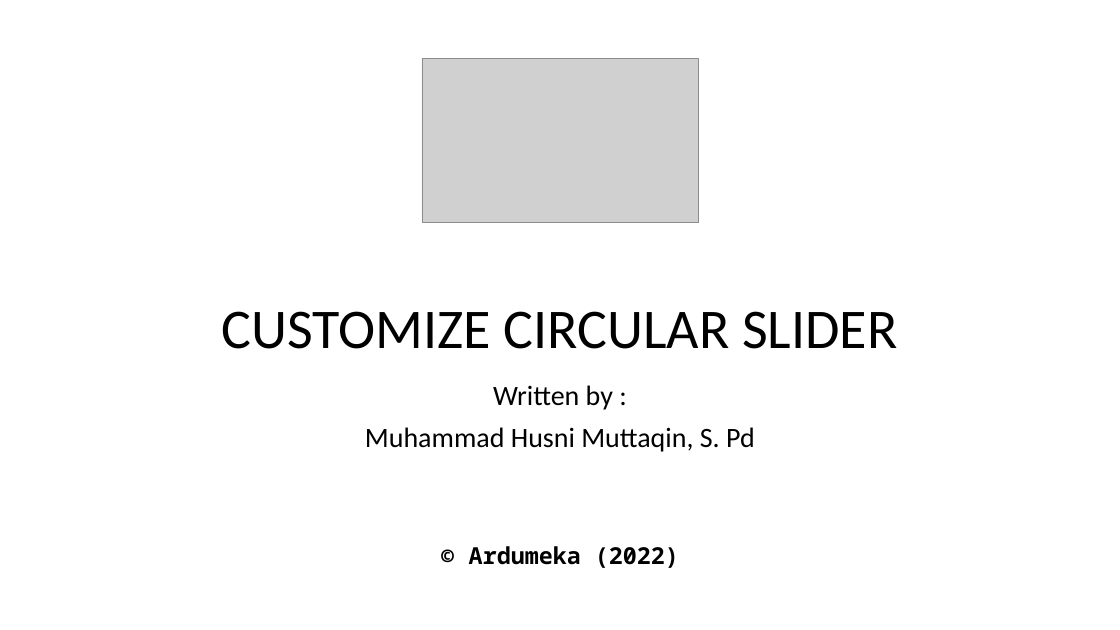
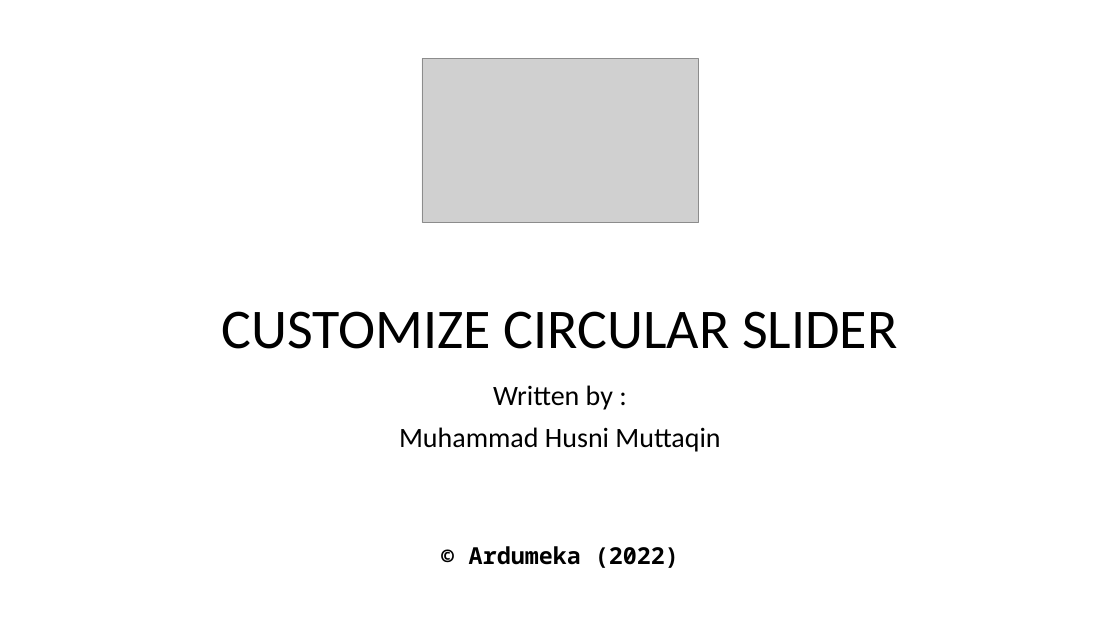
Before and after one commit to muhammadhusni777/circularSlider-qml, a slide deck: slide 1 of presentasi.pptx. Drawn at 1120x630 pixels with LibreOffice and Linux fonts; fonts in the diff are those of the drawing; grey boxes stand for pictures. Boxes give left, top, right and bottom in pixels: in the first picture for what was removed or moved away, otherwise in the second. Text is boxed around its words. In the diff, an @@ line names an element or a change of style, - is before the commit and + after.

```diff
--- a/presentasi.pptx
+++ b/presentasi.pptx
@@ subtitle at (x1=399, y1=427, x2=720, y2=452): text changed @@
-Muhammad Husni Muttaqin, S. Pd
+Muhammad Husni Muttaqin
```
Also in this commit, not shown: 2 other slides changed, 1 slide added, 7 other files.
